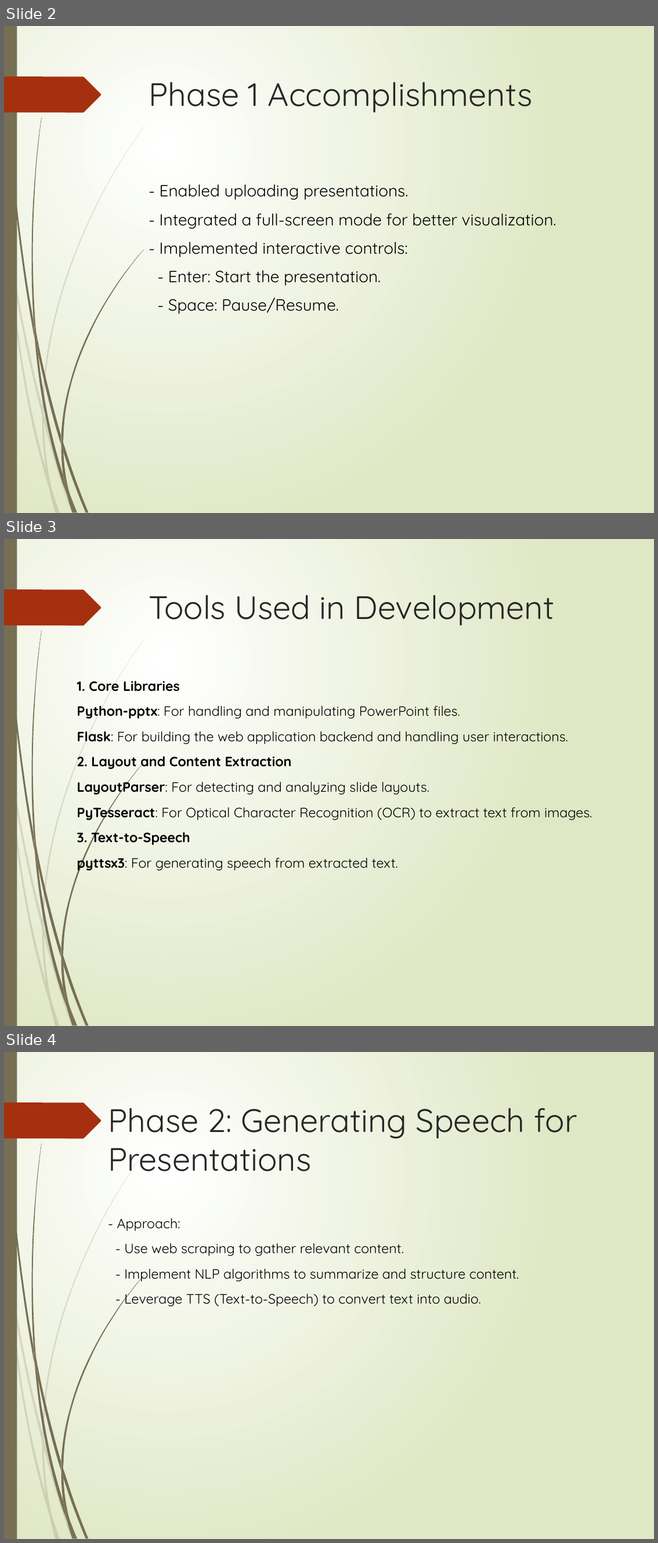
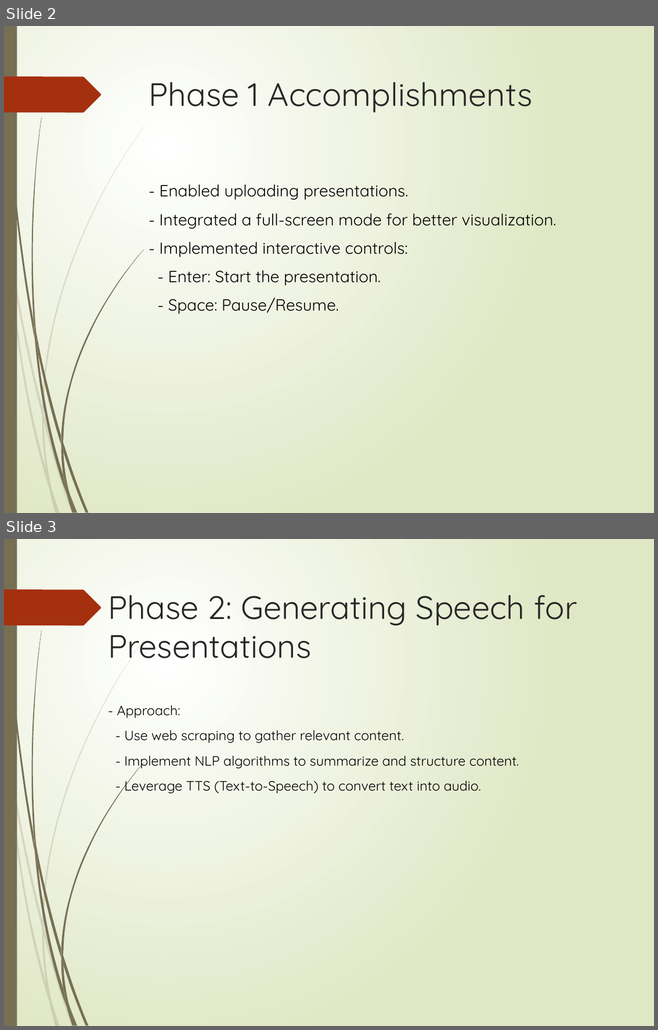
Before and after one commit to ZeinebGuellouz/CapstoneWeb, a slide deck: backend/uploads/Automated_Presentation_Tool_Phase1.pptx. Shown one above the other, each under a label of ours: slides 2, 3 and 4 before the commit, slides 2 and 3 after it. The pictures are 658x1543 and 658x1030 pixels, drawn with LibreOffice and Linux fonts; fonts in the diff are those of the drawing. Boxes give left, top, right and bottom in pixels: in the first picture for what was removed or moved away, otherwise in the second. Text is boxed around its words. In the diff, an @@ line names an element or a change of style, - is before the commit and + after.

```diff
--- a/backend/uploads/Automated_Presentation_Tool_Phase1.pptx
+++ b/backend/uploads/Automated_Presentation_Tool_Phase1.pptx
@@ slide 3 removed at <box>4,539,654,1026</box>, background gradient #FFFFFF to #DFE8C4; not listed: 24 template elements that a slide beside it also shows @@
@@ title removed at <box>148,595,554,625</box> @@
-Tools Used in Development
@@ text removed at <box>77,681,592,872</box> @@
-1. Core Libraries
-Python-pptx: For handling and manipulating PowerPoint files.
-Flask: For building the web application backend and handling user interactions.
-2. Layout and Content Extraction
-LayoutParser: For detecting and analyzing slide layouts.
-PyTesseract: For Optical Character Recognition (OCR) to extract text from images.
-3. Text-to-Speech
-pyttsx3: For generating speech from extracted text.
@@ what was slide 4 is now slide 3 @@
```
Also in this commit, not shown: 2 slides changed, 15 other files.
